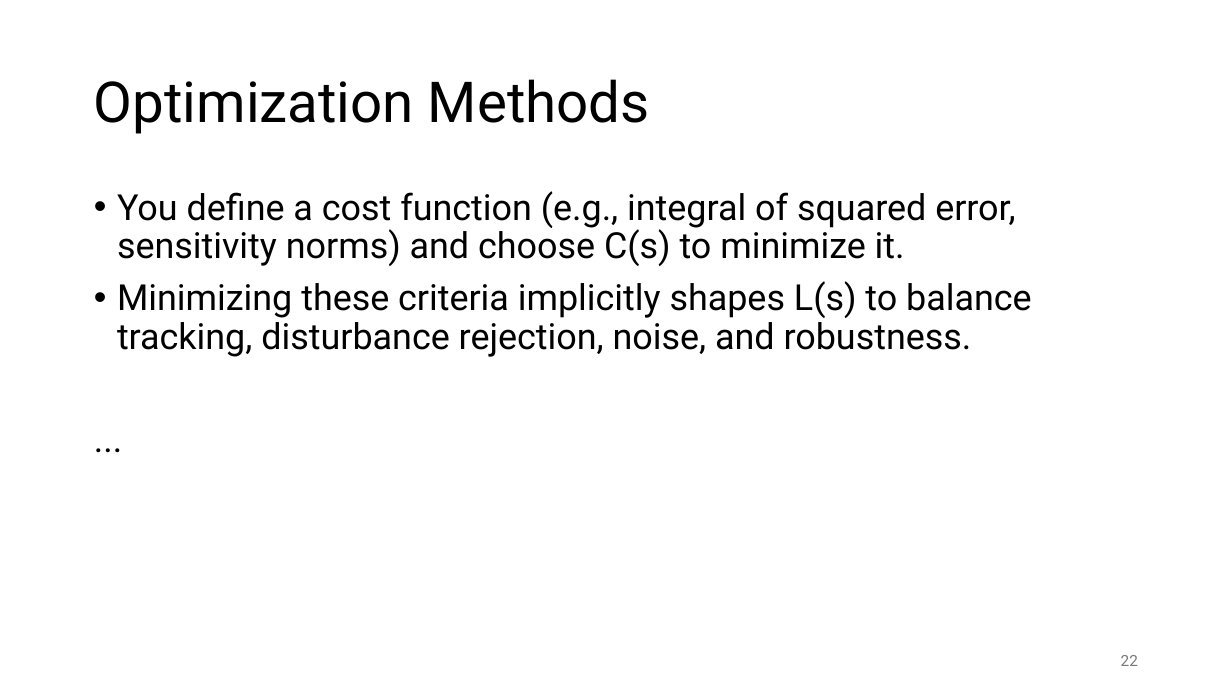
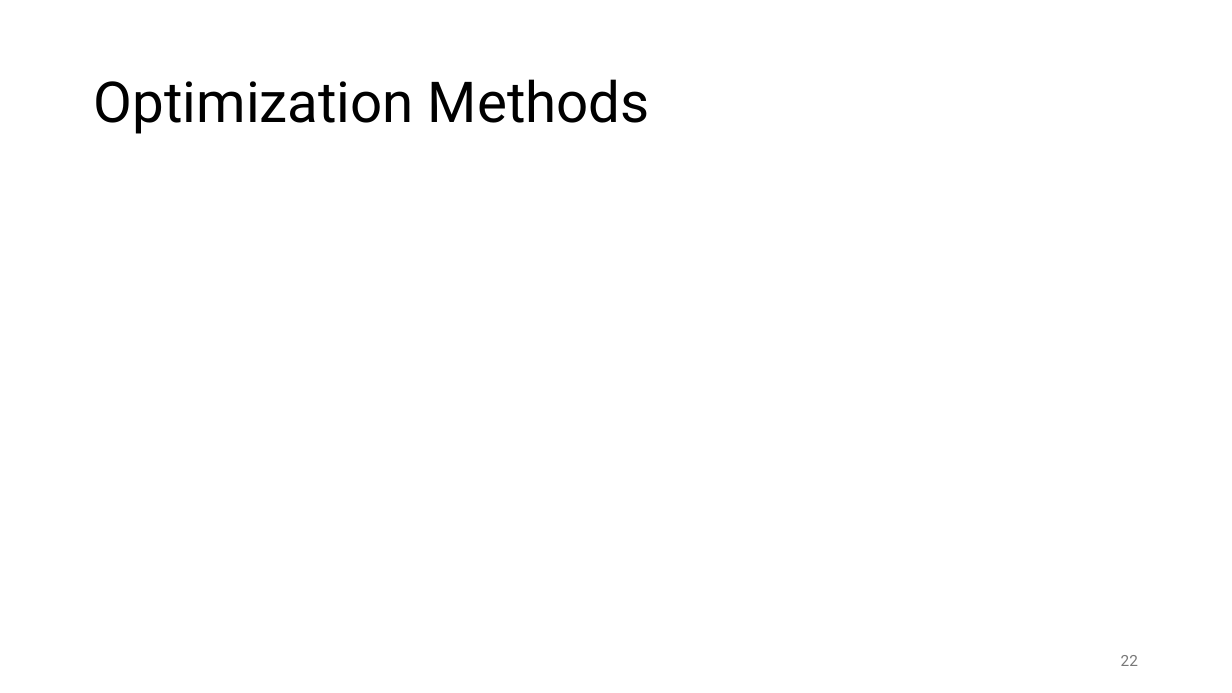
Before and after one commit to FelixWick/control_engineering, a slide deck: slide 22 of slides/5_controller_design.pptx. Drawn at 1232x693 pixels with LibreOffice and Linux fonts; fonts in the diff are those of the drawing; grey boxes stand for pictures. Boxes give left, top, right and bottom in pixels: in the first picture for what was removed or moved away, otherwise in the second. Text is boxed around its words. In the diff, an @@ line names an element or a change of style, - is before the commit and + after.

```diff
--- a/slides/5_controller_design.pptx
+++ b/slides/5_controller_design.pptx
@@ text removed at [117,191,1032,357] @@
-• You define a cost function (e.g., integral of squared error, sensitivity norms) and choose C(s) to minimize it.
-• Minimizing these criteria implicitly shapes L(s) to balance tracking, disturbance rejection, noise, and robustness.
-...
```
Also in this commit, not shown: 7 other slides changed, 1 other file.
